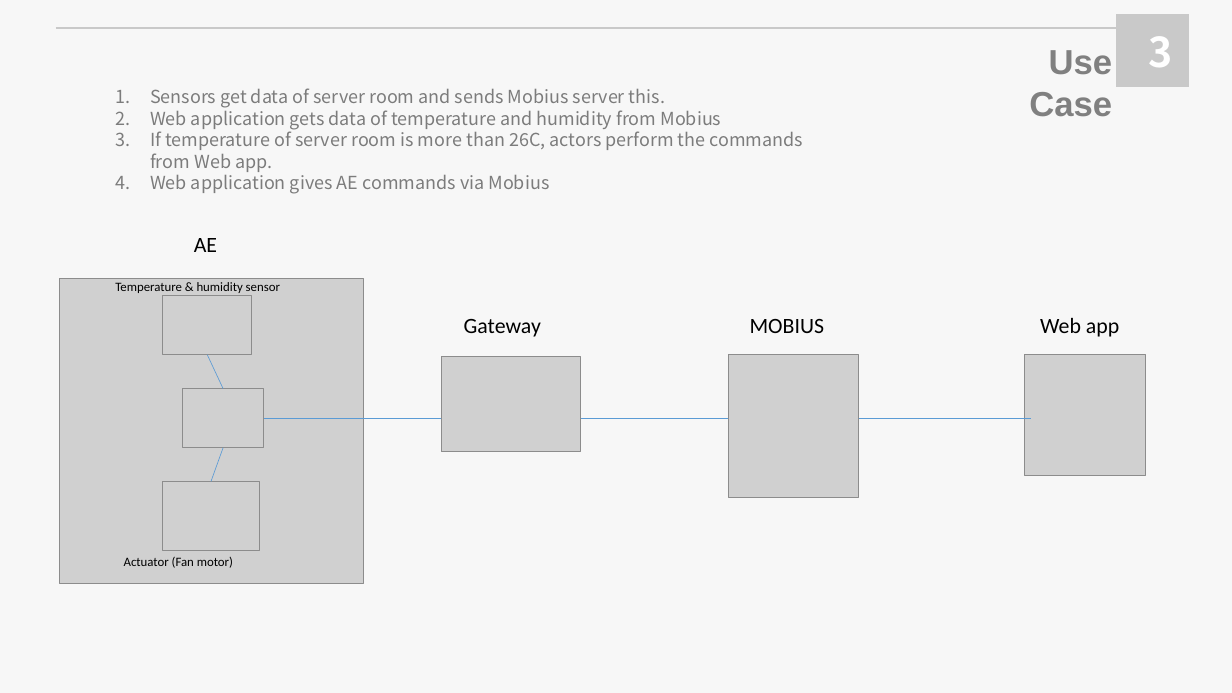
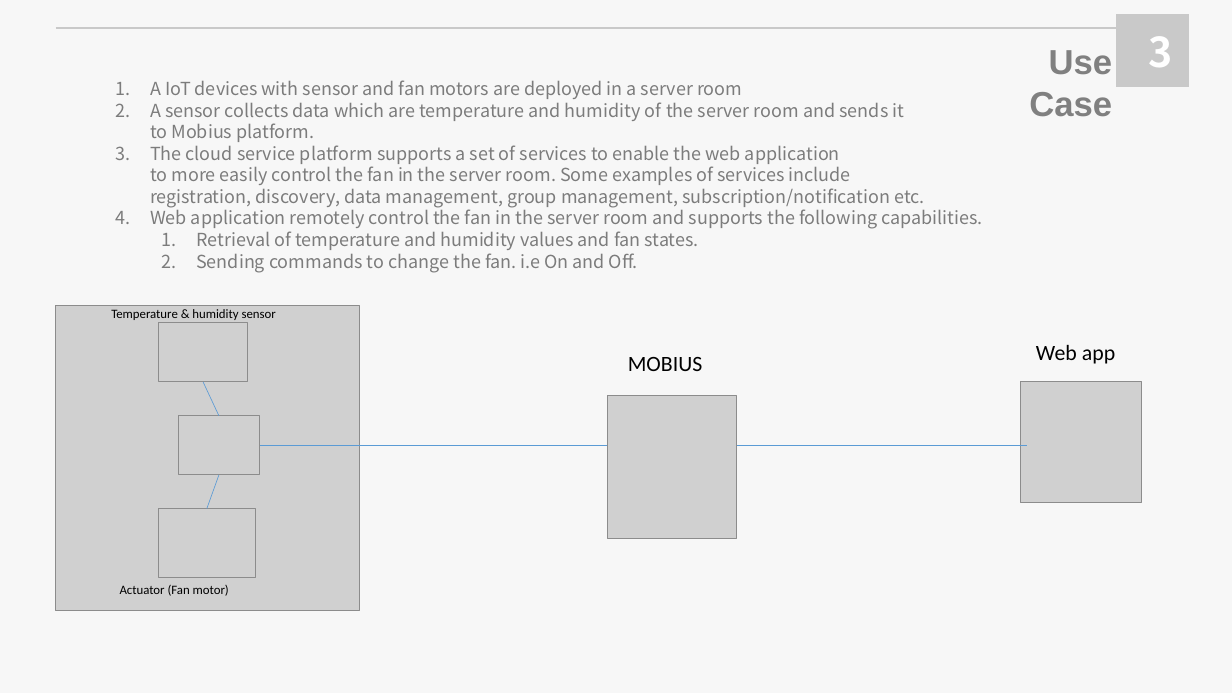
Before and after one commit to Sejong-OSA/Server-temperature-management-system, a slide deck: slide 6 of docs/서버실 온습도 조절 프로젝트.pptx. Drawn at 1232x693 pixels with LibreOffice and Linux fonts; fonts in the diff are those of the drawing; grey boxes stand for pictures. Boxes give left, top, right and bottom in pixels: in the first picture for what was removed or moved away, otherwise in the second. Text is boxed around its words. In the diff, an @@ line names an element or a change of style, - is before the commit and + after.

```diff
--- a/docs/서버실 온습도 조절 프로젝트.pptx
+++ b/docs/서버실 온습도 조절 프로젝트.pptx
@@ text at [150,80,982,273]: text changed @@
-1. Sensors get data of server room and sends Mobius server this.
-2. Web application gets data of temperature and humidity from Mobius
-3. If temperature of server room is more than 26C, actors perform the commands
-   from Web app.
-4. Web application gives AE commands via Mobius
+1. A IoT devices with sensor and fan motors are deployed in a server room
+2. A sensor collects data which are temperature and humidity of the server room and sends it
+   to Mobius platform.
+3. The cloud service platform supports a set of services to enable the web application
+   to more easily control the fan in the server room. Some examples of services include
+   registration, discovery, data management, group management, subscription/notification etc.
+4. Web application remotely control the fan in the server room and supports the following capabilities.
+  1. Retrieval of temperature and humidity values and fan states.
+  2. Sending commands to change the fan. i.e On and Off.
@@ text removed at [194,238,217,252] @@
-AE
@@ picture: place and size @@
-picture at [60,278,363,584]
+picture at [55,306,359,612]
@@ text removed at [464,319,541,337] @@
-Gateway
@@ picture removed at [441,357,580,452] @@
@@ text "MOBIUS": place and size @@
-text "MOBIUS" at [750,319,825,333]
+text "MOBIUS" at [628,357,703,371]
@@ picture: place and size @@
-picture at [729,355,859,498]
+picture at [607,396,737,539]
@@ 4 pictures, 3 texts, 3 lines: place and size @@
-4 pictures, 3 texts, 3 lines at [115,282,1146,568]
+4 pictures, 3 texts, 3 lines at [111,309,1141,596]
```
Also in this commit, not shown: 2 other slides changed, 23 slides added, 4 slides removed, 5 other files.
